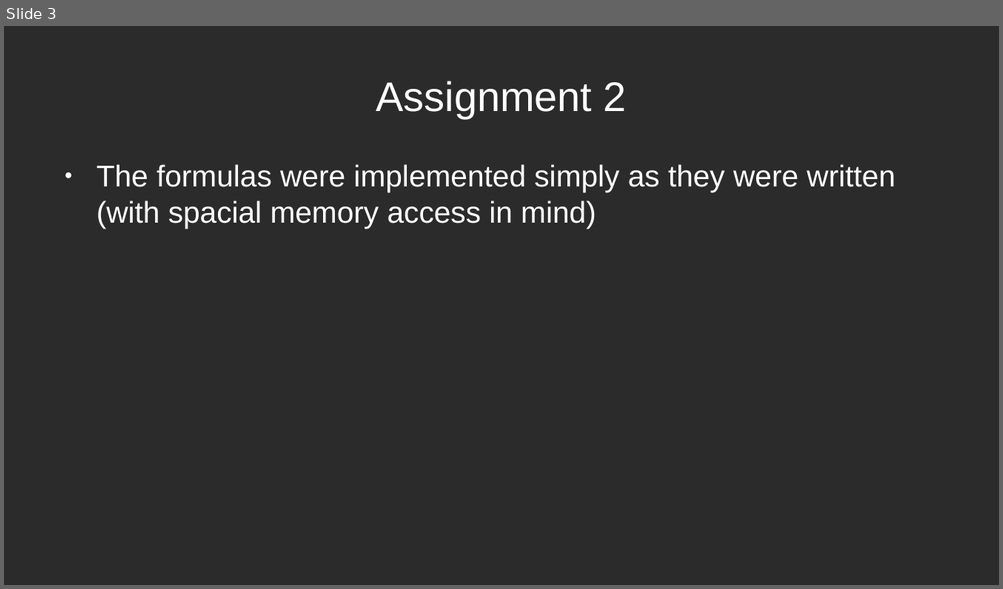
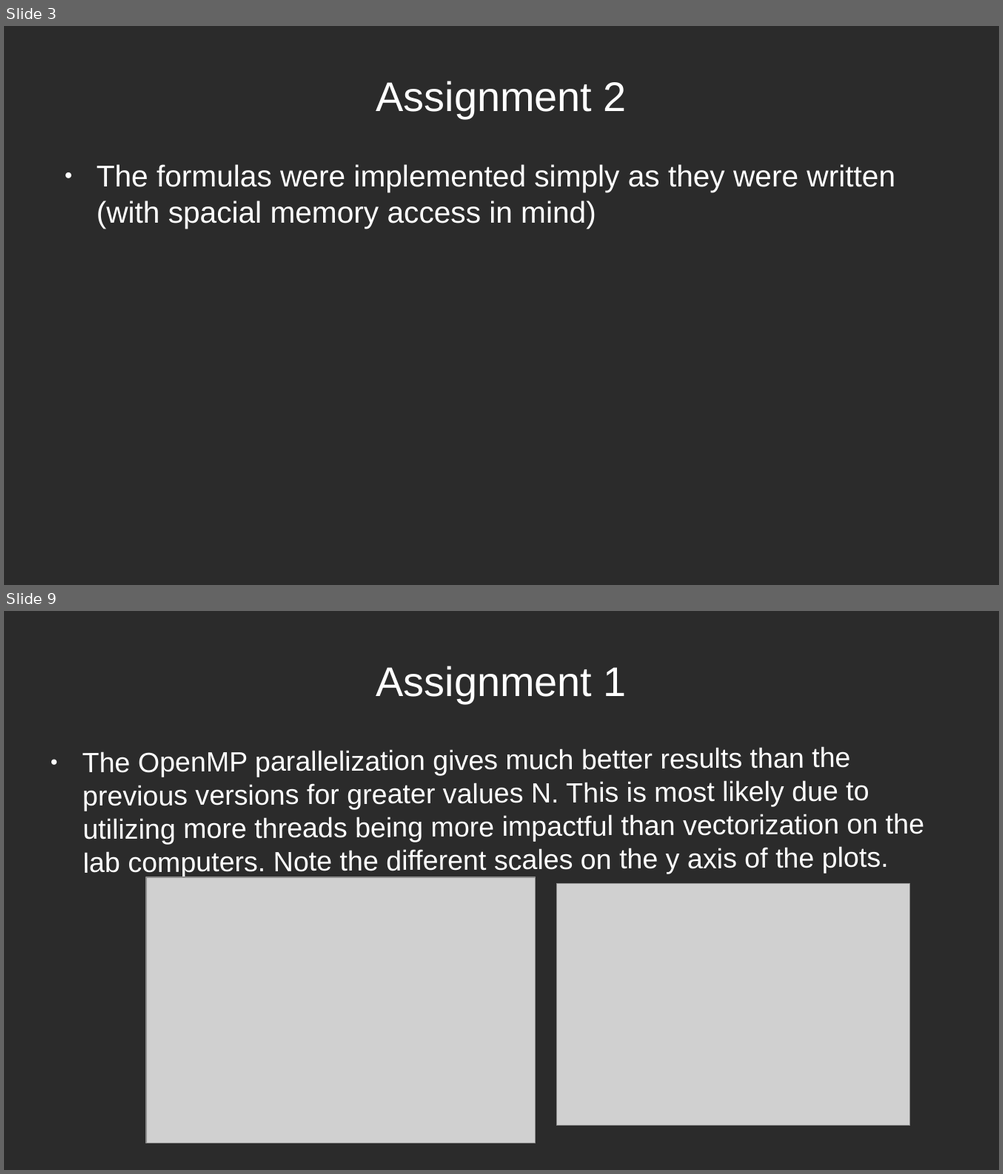
Before and after one commit to MC0117/HPC-labs, a slide deck: mypresentation.odp. Shown one above the other, each under a label of ours: slide 3 before the commit, slides 3 and 9 after it; the slides between them are not shown. The pictures are 1003x589 and 1003x1174 pixels, drawn with LibreOffice and Linux fonts; fonts in the diff are those of the drawing; grey boxes stand for pictures; background and template pictures are left out; a plain dark background stands for a picture behind light text. Boxes give left, top, right and bottom in pixels: in the first picture for what was removed or moved away, otherwise in the second. Text is boxed around its words. In the diff, an @@ line names an element or a change of style, - is before the commit and + after.

```diff
--- a/mypresentation.odp
+++ b/mypresentation.odp
@@ slide 9 added at <box>4,611,999,1170</box>, background picture (left out) @@
@@ title added at <box>376,666,626,703</box>, 33 pt, text #FFFFFF @@
+Assignment 1
@@ text added at <box>82,746,924,878</box>, 22.2 pt, text #FFFFFF @@
+● The OpenMP parallelization gives much better results than the previous versions for greater values N. This is most likely due to utilizing more threads being more impactful than vectorization on the lab computers. Note the different scales on the y axis of the plots.
@@ picture added at <box>145,877,535,1144</box> @@
@@ picture added at <box>556,885,910,1126</box> @@
```
Also in this commit, not shown: 2 slides changed, 6 other slides added, 1 slide removed, 4 other files.
